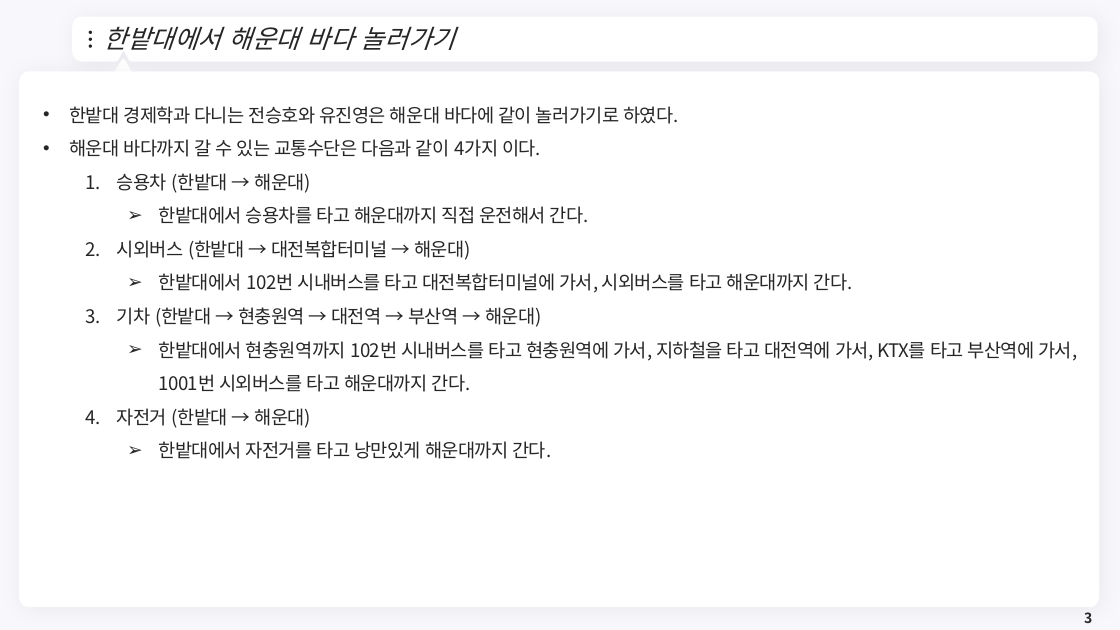
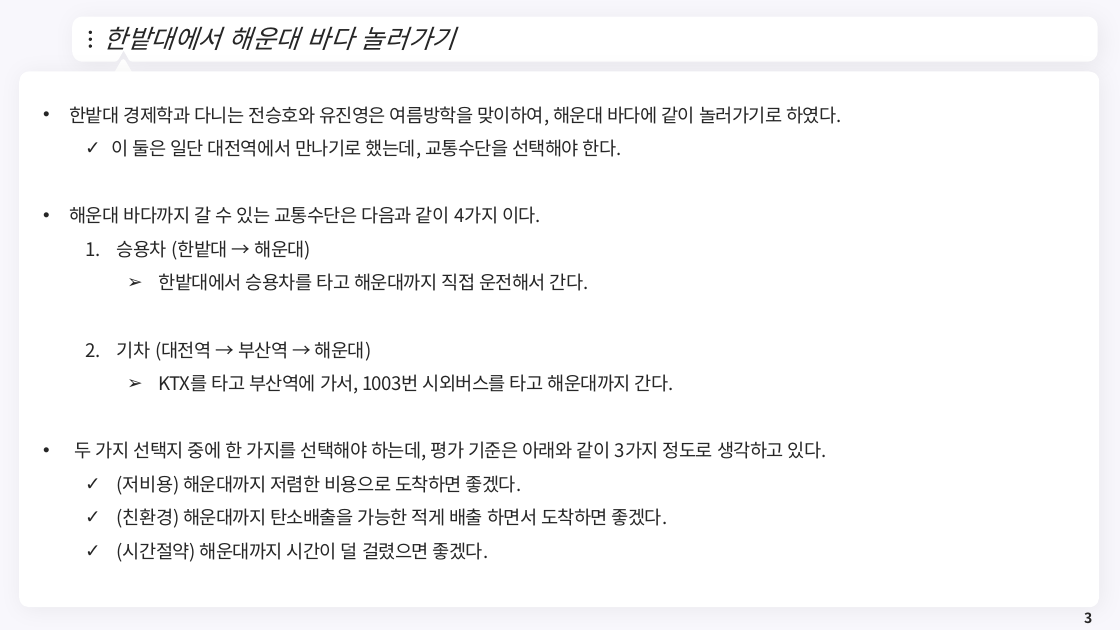
Before and after one commit to meandthey/Teaching, a slide deck: slide 3 of 생활속의 경제/01_Lectures/생활속의 경제_(에너지경제).pptx. Drawn at 1120x630 pixels with LibreOffice and Linux fonts; fonts in the diff are those of the drawing; background and template pictures are left out. Boxes give left, top, right and bottom in pixels: in the first picture for what was removed or moved away, otherwise in the second. Text is boxed around its words. In the diff, an @@ line names an element or a change of style, - is before the commit and + after.

```diff
--- a/생활속의 경제/01_Lectures/생활속의 경제_(에너지경제).pptx
+++ b/생활속의 경제/01_Lectures/생활속의 경제_(에너지경제).pptx
@@ text at (69, 106, 842, 159): text changed @@
-• 한밭대 경제학과 다니는 전승호와 유진영은 해운대 바다에 같이 놀러가기로 하였다.
+• 한밭대 경제학과 다니는 전승호와 유진영은 여름방학을 맞이하여, 해운대 바다에 같이 놀러가기로 하였다.
+  ✓ 이 둘은 일단 대전역에서 만나기로 했는데, 교통수단을 선택해야 한다.
@@ text at (75, 341, 827, 562): text changed @@
-  2. 시외버스 (한밭대 → 대전복합터미널 → 해운대)
-    ➢ 한밭대에서 102번 시내버스를 타고 대전복합터미널에 가서, 시외버스를 타고 해운대까지 간다.
-  3. 기차 (한밭대 → 현충원역 → 대전역 → 부산역 → 해운대)
-    ➢ 한밭대에서 현충원역까지 102번 시내버스를 타고 현충원역에 가서, 지하철을 타고 대전역에 가서, KTX를 타고 부산역에 가서, 1001번 시외버스를 타고 해운대까지 간다.
-  4. 자전거 (한밭대 → 해운대)
-    ➢ 한밭대에서 자전거를 타고 낭만있게 해운대까지 간다.
+  2. 기차 (대전역 → 부산역 → 해운대)
+    ➢ KTX를 타고 부산역에 가서, 1003번 시외버스를 타고 해운대까지 간다.
+• 두 가지 선택지 중에 한 가지를 선택해야 하는데, 평가 기준은 아래와 같이 3가지 정도로 생각하고 있다.
+  ✓ (저비용) 해운대까지 저렴한 비용으로 도착하면 좋겠다.
+  ✓ (친환경) 해운대까지 탄소배출을 가능한 적게 배출 하면서 도착하면 좋겠다.
+  ✓ (시간절약) 해운대까지 시간이 덜 걸렸으면 좋겠다.
```
Also in this commit, not shown: 11 other slides changed, 11 slides added, 5 slides removed, 1 other file.
